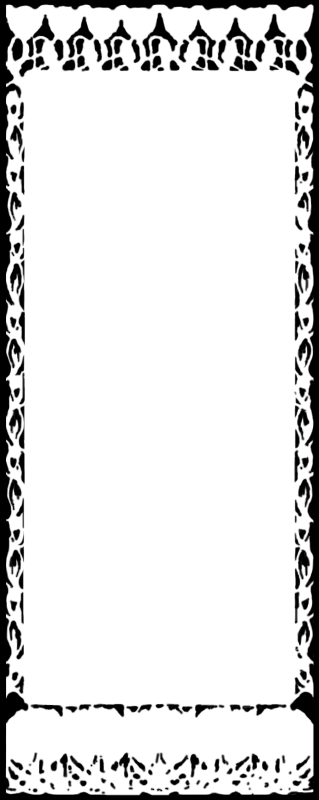
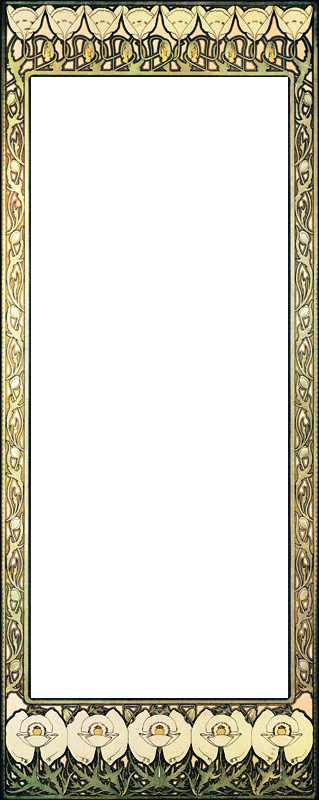
Layer changes from the first w=319, h=800 image to the second:
added group "Darken" with 2 layers above "Holofoil" over [left=4, top=3, right=316, bottom=768]
added layer "Calque 1 copie" (color, 35%) in group "Darken" over [left=4, top=3, right=316, bottom=768]
added layer "Calque 1" (soft light) in group "Darken" over [left=4, top=3, right=316, bottom=768]
moved "Layer 2" into group "Holofoil" over [left=0, top=0, right=319, bottom=800]
moved "Layer 3" into group "Holofoil" over [left=0, top=0, right=319, bottom=800]
